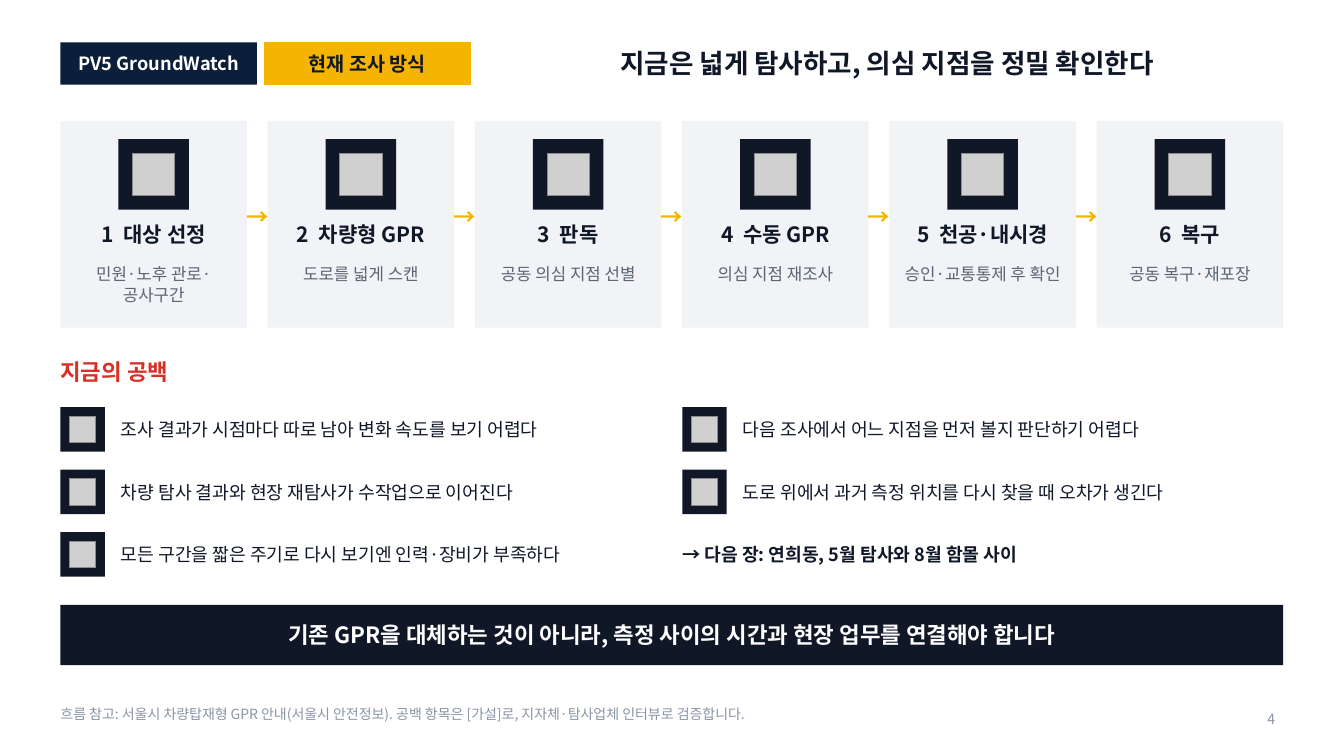
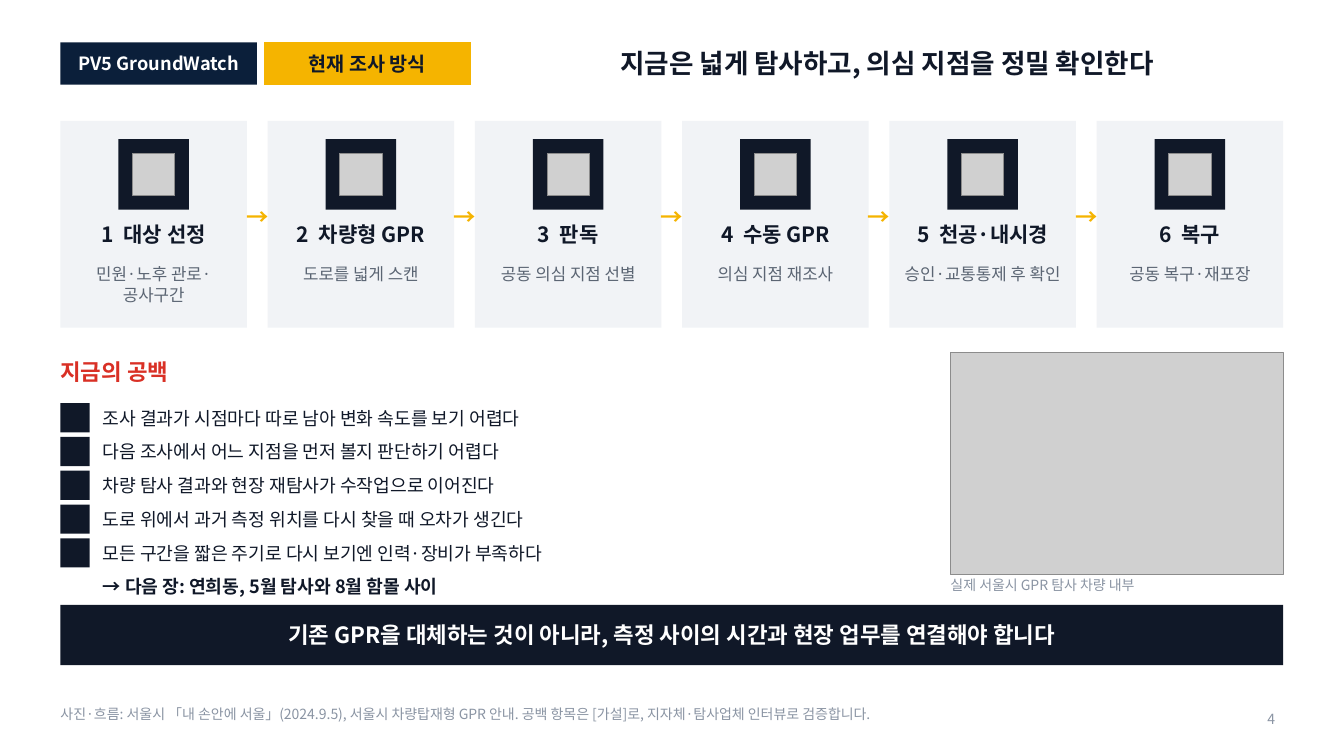
Before and after one commit to woojin-choe/pv5-hose-lab, a slide deck: slide 4 of ppt_all/PV5_GroundWatch_10_18.pptx. Drawn at 1344x756 pixels with LibreOffice and Linux fonts; fonts in the diff are those of the drawing; grey boxes stand for pictures; background and template pictures are left out. Boxes give left, top, right and bottom in pixels: in the first picture for what was removed or moved away, otherwise in the second. Text is boxed around its words. In the diff, an @@ line names an element or a change of style, - is before the commit and + after.

```diff
--- a/ppt_all/PV5_GroundWatch_10_18.pptx
+++ b/ppt_all/PV5_GroundWatch_10_18.pptx
@@ picture added at (951, 353, 1284, 575) @@
@@ rectangle: place and size @@
-rectangle at (60, 407, 105, 452)
+rectangle at (60, 403, 90, 433)
@@ picture removed at (70, 416, 96, 443) @@
@@ text "조사 결과가 시점마다 따로 남아 ...": place and size @@
-text "조사 결과가 시점마다 따로 남아 ..." at (121, 421, 538, 438)
+text "조사 결과가 시점마다 따로 남아 ..." at (103, 410, 519, 427)
@@ picture removed at (692, 416, 718, 443) @@
@@ rectangle: place and size @@
-rectangle at (683, 407, 727, 452)
+rectangle at (60, 437, 90, 466)
@@ text "다음 조사에서 어느 지점을 먼저 ...": place and size @@
-text "다음 조사에서 어느 지점을 먼저 ..." at (743, 421, 1139, 438)
+text "다음 조사에서 어느 지점을 먼저 ..." at (103, 443, 499, 460)
@@ rectangle: place and size @@
-rectangle at (60, 470, 105, 514)
+rectangle at (60, 471, 90, 500)
@@ picture removed at (70, 479, 96, 505) @@
@@ text "차량 탐사 결과와 현장 재탐사가 ...": place and size @@
-text "차량 탐사 결과와 현장 재탐사가 ..." at (121, 484, 513, 501)
+text "차량 탐사 결과와 현장 재탐사가 ..." at (103, 477, 495, 494)
@@ picture removed at (692, 479, 718, 505) @@
@@ rectangle: place and size @@
-rectangle at (683, 470, 727, 514)
+rectangle at (60, 504, 90, 533)
@@ text "도로 위에서 과거 측정 위치를 ...": place and size @@
-text "도로 위에서 과거 측정 위치를 ..." at (743, 484, 1164, 501)
+text "도로 위에서 과거 측정 위치를 ..." at (103, 511, 523, 528)
@@ rectangle: place and size @@
-rectangle at (60, 532, 105, 577)
+rectangle at (60, 538, 90, 568)
@@ text "모든 구간을 짧은 주기로 다시 ...": place and size @@
-text "모든 구간을 짧은 주기로 다시 ..." at (121, 546, 560, 563)
+text "모든 구간을 짧은 주기로 다시 ..." at (103, 545, 542, 562)
@@ picture removed at (70, 541, 96, 568) @@
@@ text "→ 다음 장: 연희동, 5월 ...": place and size @@
-text "→ 다음 장: 연희동, 5월 ..." at (705, 545, 1017, 565)
+text "→ 다음 장: 연희동, 5월 ..." at (125, 577, 437, 597)
@@ text added at (950, 578, 1135, 591), 10 pt, text #8A94A3 @@
+실제 서울시 GPR 탐사 차량 내부
@@ text at (60, 707, 870, 722): text changed @@
-흐름 참고: 서울시 차량탑재형 GPR 안내(서울시 안전정보). 공백 항목은 [가설]로, 지자체·탐사업체 인터뷰로 검증합니다.
+사진·흐름: 서울시 「내 손안에 서울」(2024.9.5), 서울시 차량탑재형 GPR 안내. 공백 항목은 [가설]로, 지자체·탐사업체 인터뷰로 검증합니다.
```
Also in this commit, not shown: 18 other slides changed, 1 slide removed, 27 other files.
